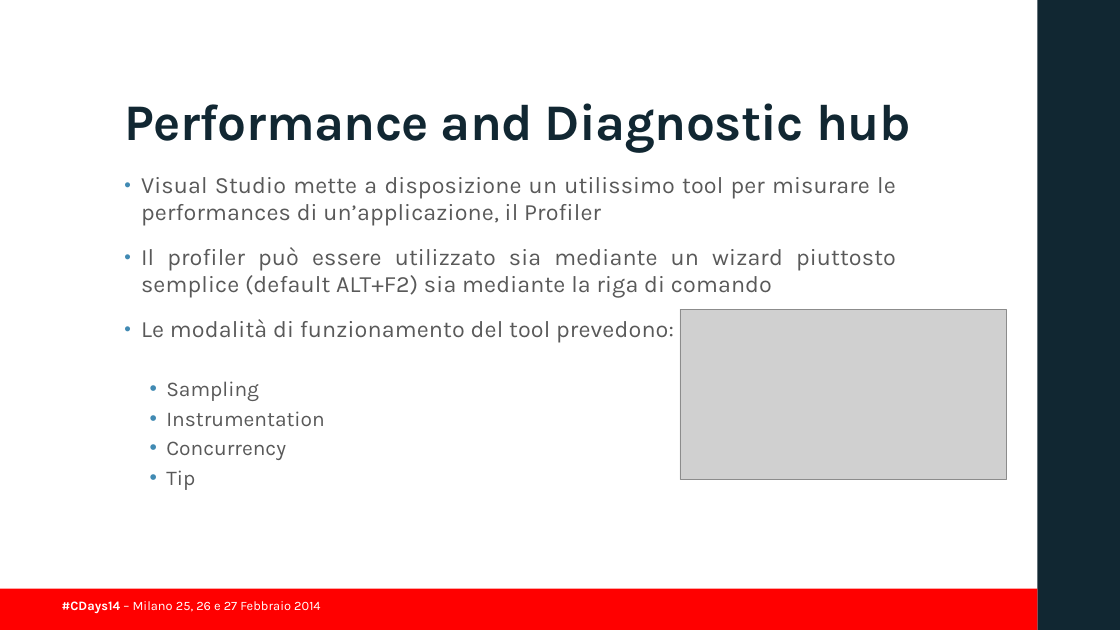
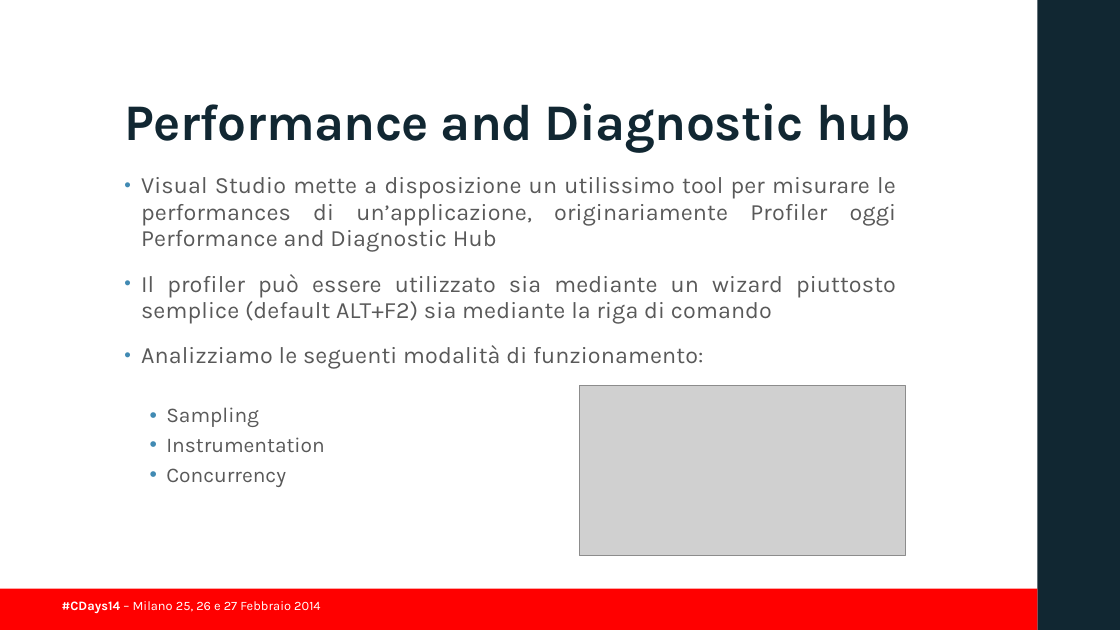
Before and after one commit to guidop/CDays14, a slide deck: slide 21 of presentazioneCDAYS2014.pptx (slide 19 before the commit). Drawn at 1120x630 pixels with LibreOffice and Linux fonts; fonts in the diff are those of the drawing; grey boxes stand for pictures; background and template pictures are left out. Boxes give left, top, right and bottom in pixels: in the first picture for what was removed or moved away, otherwise in the second. Text is boxed around its words. In the diff, an @@ line names an element or a change of style, - is before the commit and + after.

```diff
--- a/presentazioneCDAYS2014.pptx
+++ b/presentazioneCDAYS2014.pptx
@@ text at box(141, 177, 896, 252): text changed @@
-• Visual Studio mette a disposizione un utilissimo tool per misurare le performances di un’applicazione, il Profiler
+• Visual Studio mette a disposizione un utilissimo tool per misurare le performances di un’applicazione, originariamente Profiler oggi Performance and Diagnostic Hub
@@ text at box(141, 345, 704, 369): text changed @@
-• Le modalità di funzionamento del tool prevedono:
+• Analizziamo le seguenti modalità di funzionamento:
@@ picture: place and size @@
-picture at box(680, 309, 1007, 480)
+picture at box(579, 386, 906, 556)
@@ text at box(166, 470, 195, 490): paragraph removed @@
-  • Tip
```
Also in this commit, not shown: 8 other slides changed, 2 slides added.
